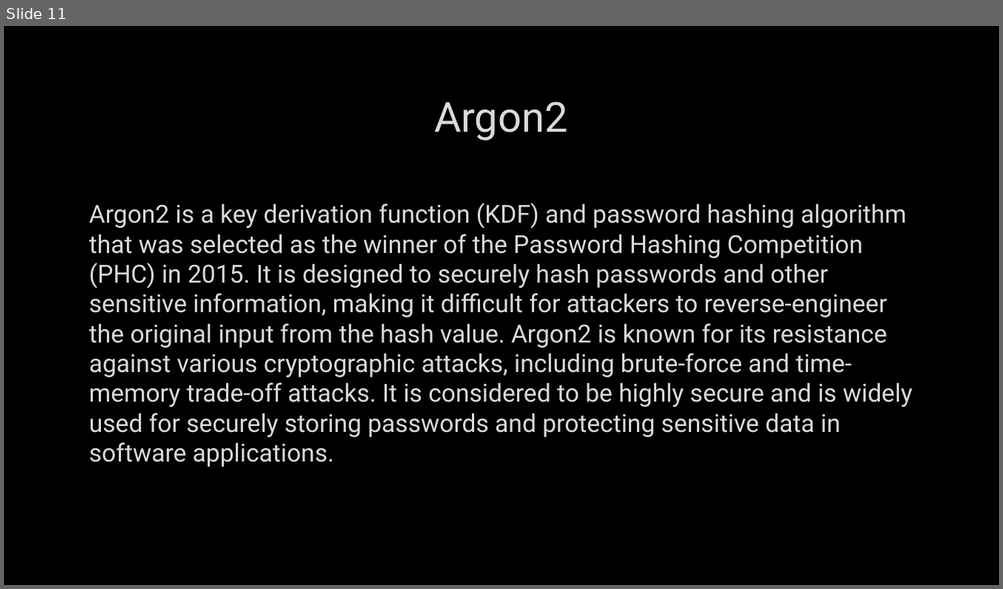
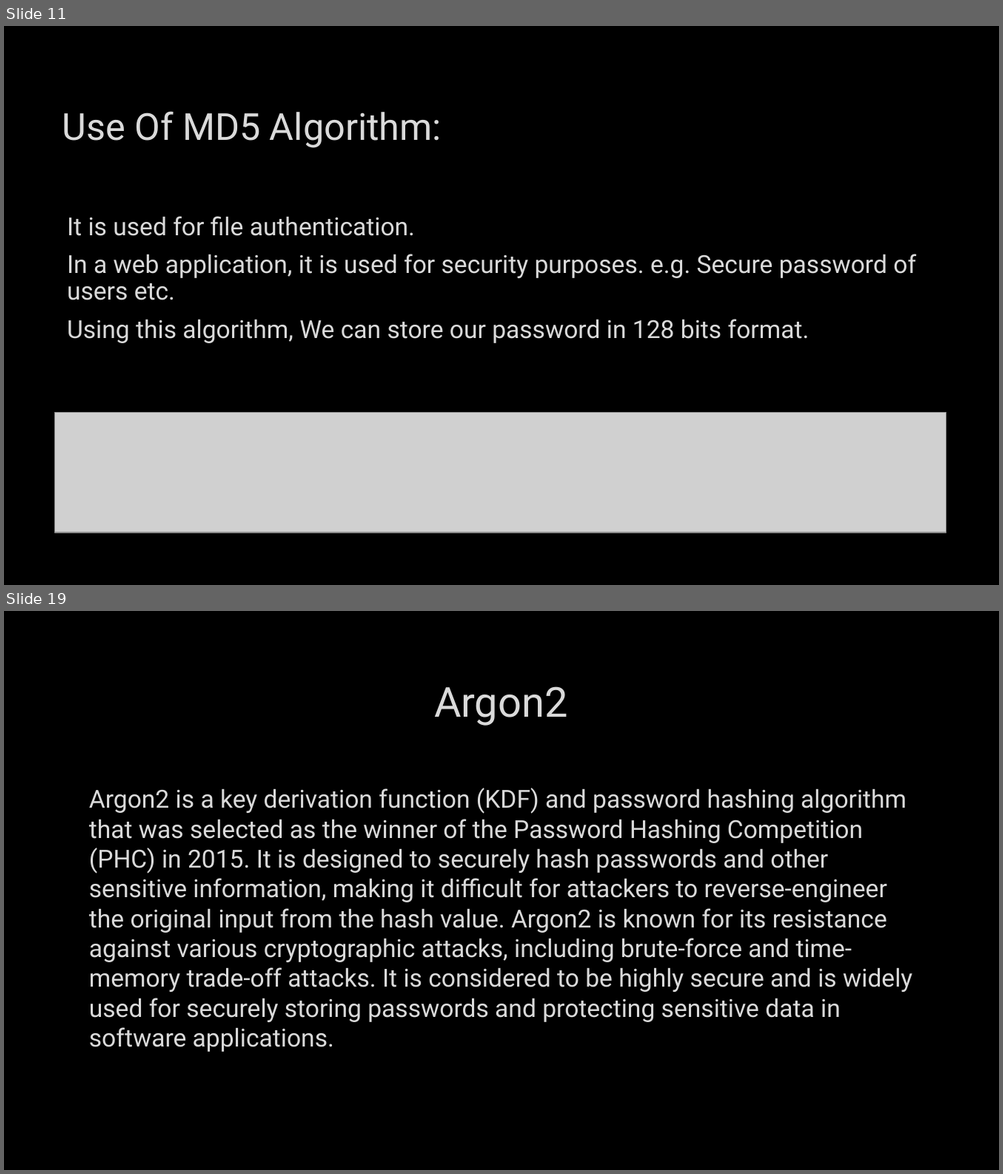
Before and after one commit to MohamedEmary/graduation-project, a slide deck: tasks/week-01/hashing.pptx. Shown one above the other, each under a label of ours: slide 11 before the commit, slides 11 and 19 after it; the slides between them are not shown. The pictures are 1003x589 and 1003x1174 pixels, drawn with LibreOffice and Linux fonts; fonts in the diff are those of the drawing; grey boxes stand for pictures; background and template pictures are left out. Boxes give left, top, right and bottom in pixels: in the first picture for what was removed or moved away, otherwise in the second. Text is boxed around its words. In the diff, an @@ line names an element or a change of style, - is before the commit and + after.

Commit message:
add content of MD5 algorithm

```diff
--- a/tasks/week-01/hashing.pptx
+++ b/tasks/week-01/hashing.pptx
@@ slide 11 added at [4,26,999,585], background picture (left out) @@
@@ title added at [62,111,441,148], 36 pt, text #DADADA @@
+Use Of MD5 Algorithm:
@@ text added at [67,216,916,343], 24 pt, text #DADADA @@
+It is used for file authentication.
+In a web application, it is used for security purposes. e.g. Secure password of users etc.
+Using this algorithm, We can store our password in 128 bits format.
@@ picture added at [55,412,946,533] @@
@@ what was slide 11 is now slide 19 @@
```
Also in this commit, not shown: 8 other slides added, 1 slide removed.
